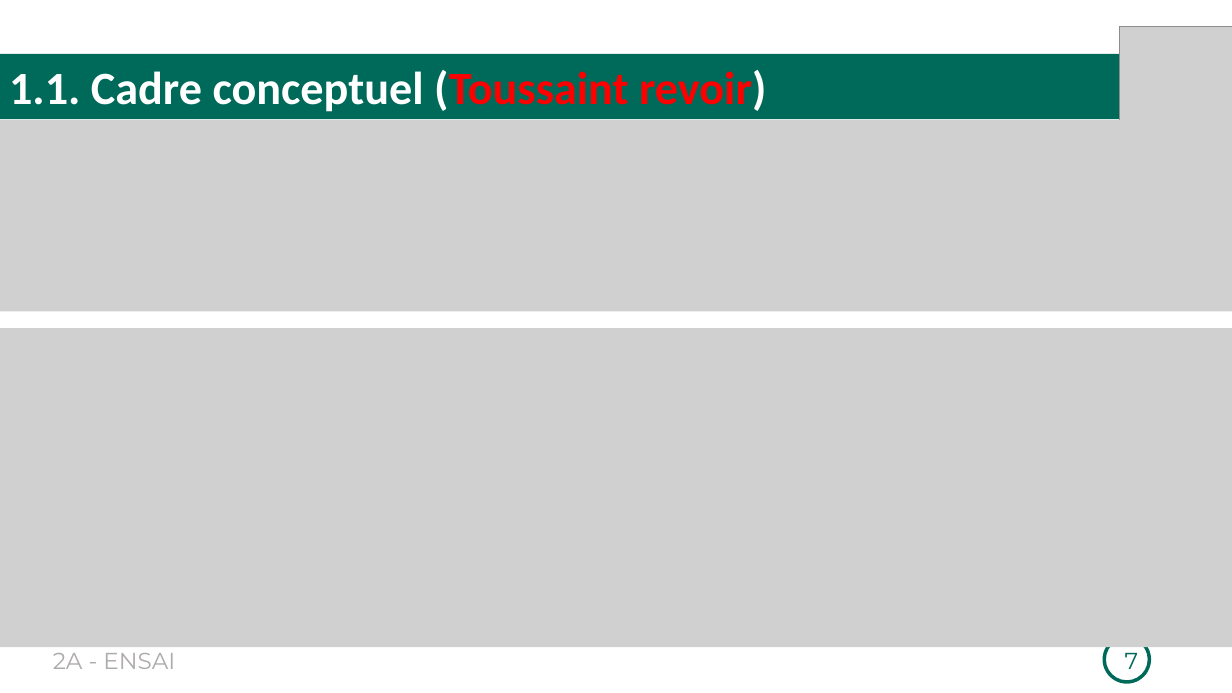
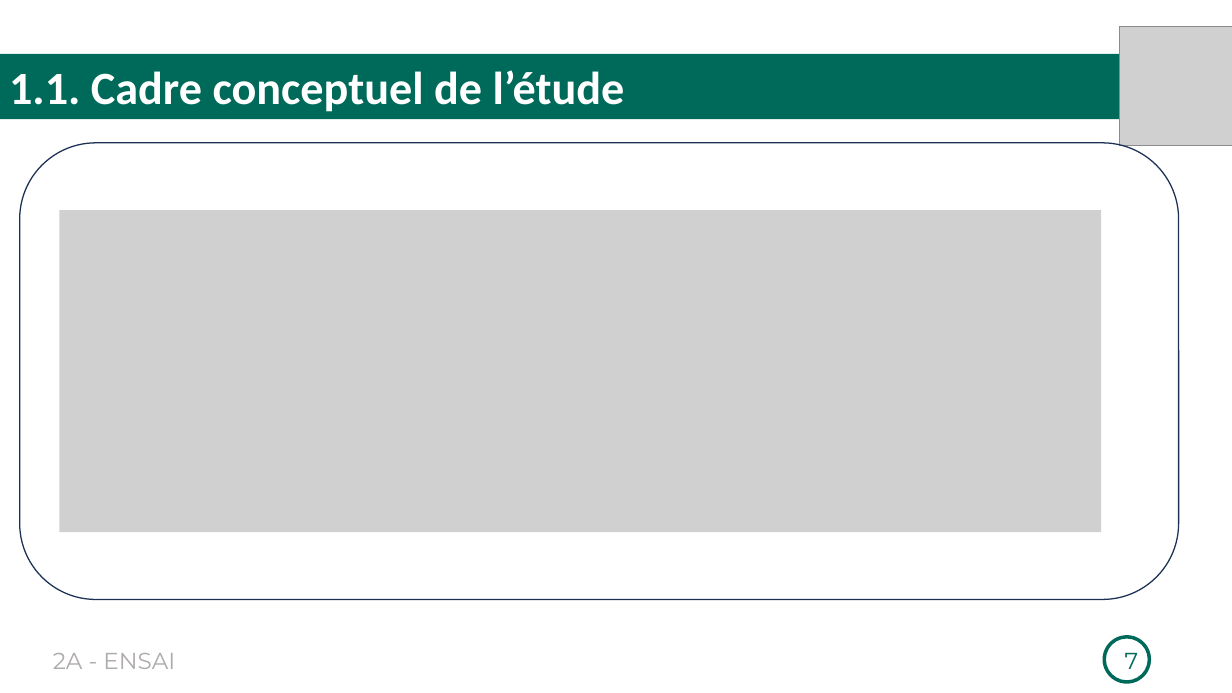
Before and after one commit to Richard-GOZAN/Projet-Stat-2A-Ensai, a slide deck: slide 7 of Présentation/Soutenance_Groupe25.pptx. Drawn at 1232x693 pixels with LibreOffice and Linux fonts; fonts in the diff are those of the drawing; grey boxes stand for pictures. Boxes give left, top, right and bottom in pixels: in the first picture for what was removed or moved away, otherwise in the second. Text is boxed around its words. In the diff, an @@ line names an element or a change of style, - is before the commit and + after.

Commit message:
Version modifiée de Toussaint

```diff
--- a/Présentation/Soutenance_Groupe25.pptx
+++ b/Présentation/Soutenance_Groupe25.pptx
@@ text in rectangle at box(9, 70, 625, 112): text changed @@
-1.1. Cadre conceptuel (Toussaint revoir)
+1.1. Cadre conceptuel de l’étude
@@ picture removed at box(0, 120, 1232, 311) @@
@@ rounded rectangle added at box(19, 143, 1178, 600), outline #1E3256 1 pt @@
@@ picture added at box(59, 210, 1101, 532) @@
@@ picture removed at box(0, 328, 1232, 647) @@
```
Also in this commit, not shown: 6 other slides changed, 3 slides added, 3 slides removed.
